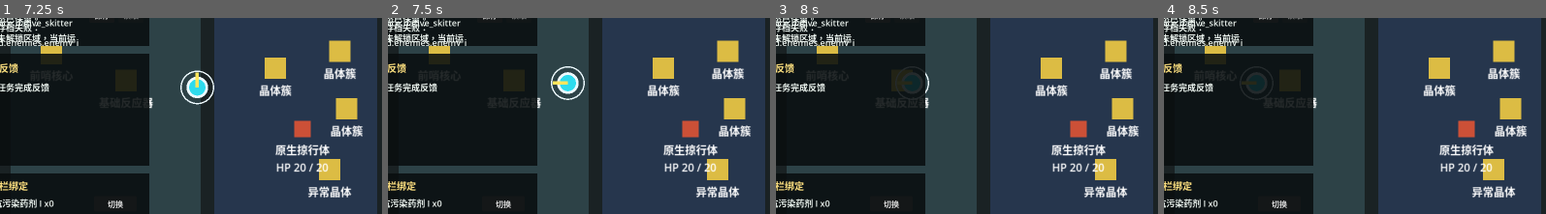
Above: before the commit, frames 1-4 (left to right).
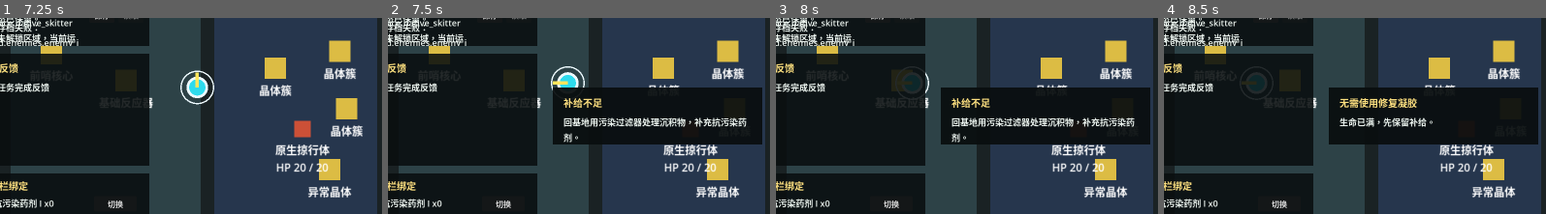
Above: after the commit, the same moments.

Repository: laugh0608/RadishCatalyst
Game: Godot game, scene res://scenes/boot/Boot.tscn
Two runs of this game, one before a commit and one after it. Both use one fixed random seed, a clock stepped at 60 frames per second and the inputs below.
Inputs:
- Up to frame 1 (7.25 s): click "保存" at 0.5 s; click "保存" at 1.25 s; click "保存" at 2 s; click "切换" at 2.75 s; click "切换" at 3.5 s; tap Enter at 4.25 s; hold D (move_right) 4.28-5.03 s; tap J (attack) at 4.35 s; hold S (move_down) 5.03-5.78 s; tap R (cycle_recipe) at 5.1 s; hold D (move_right) 5.78-6.53 s; tap E (interact) at 5.85 s; hold W (move_up) from 6.53 s (still down); tap F (toggle_module) at 6.6 s
- Up to frame 2 (7.5 s): release W (move_up) at 7.28 s; hold A (move_left) from 7.28 s (still down); tap 1 (use_quick_slot_1) at 7.35 s
- Up to frame 3 (8 s): keep holding A (move_left)
- Up to frame 4 (8.5 s): keep holding A (move_left); tap 2 (use_quick_slot_2) at 8.1 s
The pictures show only the part of the screen within x 5-55%, y 29-79%; the shares and areas given below are measured in that part.

Frame 1 is identical in both runs. In frame 2, 15% of the frame differs, in the area x 43-98%, y 35-65%; in frame 3, 15%; in frame 4, 15%.

Commit message:
feat: 补充快捷栏补给反馈

Diff:
--- a/client/scenes/ui/PrototypeHud.tscn
+++ b/client/scenes/ui/PrototypeHud.tscn
@@ -264,3 +264,30 @@
 offset_right = 410.0
 offset_bottom = 184.0
 text = "知道了"
+
+[node name="SupplyFeedbackPanel" type="ColorRect" parent="."]
+visible = false
+offset_left = 424.0
+offset_top = 392.0
+offset_right = 856.0
+offset_bottom = 510.0
+color = Color(0.0352941, 0.054902, 0.0588235, 0.94)
+clip_contents = true
+
+[node name="SupplyFeedbackTitleLabel" type="Label" parent="SupplyFeedbackPanel"]
+offset_left = 22.0
+offset_top = 16.0
+offset_right = 410.0
+offset_bottom = 46.0
+text = "补给反馈"
+label_settings = SubResource("LabelSettings_prompt")
+autowrap_mode = 3
+
+[node name="SupplyFeedbackDetailLabel" type="Label" parent="SupplyFeedbackPanel"]
+offset_left = 22.0
+offset_top = 58.0
+offset_right = 410.0
+offset_bottom = 102.0
+text = ""
+label_settings = SubResource("LabelSettings_status")
+autowrap_mode = 3
--- a/client/scripts/checks/vertical_slice_flow_check.gd
+++ b/client/scripts/checks/vertical_slice_flow_check.gd
@@ -30,6 +30,7 @@
 	_expect_equal(world_state.quest_state.active_quest_ids, ["quest.restore_outpost"], "initial active quest")
 	_check_onboarding_hints()
 	_check_build_prompts()
+	_check_supply_feedback()
 
 	_complete_active_quest("quest.restore_outpost", [
 		{"type": "interact", "target_id": "building.outpost_core", "amount": 1}
@@ -174,6 +175,32 @@
 	foundation_site.free()
 	filter_site.free()
 	game_root.free()
+
+
+func _check_supply_feedback() -> void:
+	var supply_character := CharacterState.create_default()
+	supply_character.health = 45.0
+	var repair_result := supply_character.use_quick_slot(0, data_registry)
+	_expect_equal(bool(repair_result.get("success", false)), true, "repair gel should be usable")
+	_expect_equal(supply_character.health, 80.0, "repair gel health recovery")
+	_expect_feedback_contains(repair_result, "生命 +35", "repair gel feedback")
+	_expect_feedback_contains(repair_result, "当前 80 / 100", "repair gel current health feedback")
+
+	var full_health_character := CharacterState.create_default()
+	var full_health_blocked := full_health_character.use_quick_slot(0, data_registry)
+	_expect_equal(bool(full_health_blocked.get("success", true)), false, "full health should block repair gel")
+	_expect_feedback_contains(full_health_blocked, "生命已满", "full health supply feedback")
+
+	var missing_repair_result := supply_character.use_quick_slot(0, data_registry)
+	_expect_equal(bool(missing_repair_result.get("success", true)), false, "missing repair gel should fail")
+	_expect_feedback_contains(missing_repair_result, "基础反应器", "missing repair gel refill hint")
+
+	var missing_vial_character := CharacterState.create_default()
+	missing_vial_character.protection = 30.0
+	missing_vial_character.inventory.items.erase("item.resistance_vial_t1")
+	var missing_vial_result := missing_vial_character.use_quick_slot(1, data_registry)
+	_expect_equal(bool(missing_vial_result.get("success", true)), false, "missing vial should fail")
+	_expect_feedback_contains(missing_vial_result, "污染过滤器", "missing vial refill hint")
 
 
 func _complete_active_quest(quest_id: String, progress_refs: Array) -> void:
@@ -347,5 +374,18 @@
 		failures.append("%s should contain %s, got %s" % [label, expected_text, text])
 
 
+func _expect_feedback_contains(result: Dictionary, expected_text: String, label: String) -> void:
+	var feedback = result.get("supply_feedback", {})
+	if not feedback is Dictionary:
+		failures.append("%s should include supply feedback, got %s" % [label, var_to_str(result)])
+		return
+
+	var text := "%s %s" % [
+		String(feedback.get("title", "")),
+		String(feedback.get("detail", ""))
+	]
+	_expect_text_contains(text, expected_text, label)
+
+
 func _cleanup() -> void:
 	data_registry.free()
--- a/client/scripts/game/game_root.gd
+++ b/client/scripts/game/game_root.gd
@@ -118,6 +118,7 @@
 func _on_player_quick_slot_requested(slot_index: int) -> void:
 	var result := character_state.use_quick_slot(slot_index, data_registry)
 	hud.append_log(String(result.get("message", "")))
+	_show_supply_feedback(result)
 	_update_hud()
 
 
@@ -407,6 +408,12 @@
 		hud.show_evacuation_feedback(feedback)
 
 
+func _show_supply_feedback(result: Dictionary) -> void:
+	var feedback = result.get("supply_feedback", {})
+	if feedback is Dictionary and not feedback.is_empty():
+		hud.show_supply_feedback(feedback)
+
+
 func _get_interaction_tool_status(definition_id: String) -> String:
 	var definition := data_registry.get_definition(definition_id)
 	var required_tool_tags: Array = definition.get("required_tool_tags", [])
--- a/client/scripts/state/character_state.gd
+++ b/client/scripts/state/character_state.gd
@@ -63,9 +63,17 @@
 
 	var item_id := quick_slots[slot_index]
 	if item_id.is_empty():
-		return _failure("快捷栏 %d 未绑定物品。" % (slot_index + 1))
+		return _supply_failure(
+			"快捷栏 %d 未绑定物品。" % (slot_index + 1),
+			"补给未使用",
+			"在左侧快捷栏绑定面板选择修复凝胶或抗污染药剂。"
+		)
 	if not inventory.has_ref(item_id, 1):
-		return _failure("没有%s。" % _get_display_name(item_id, data_registry))
+		return _supply_failure(
+			"没有%s。" % _get_display_name(item_id, data_registry),
+			"补给不足",
+			_get_supply_refill_hint(item_id)
+		)
 
 	match item_id:
 		"item.repair_gel":
@@ -97,32 +105,113 @@
 
 func _use_repair_gel(item_id: String, data_registry: DataRegistry) -> Dictionary:
 	if health >= max_health:
-		return _failure("生命已满。")
+		return _supply_failure(
+			"生命已满。",
+			"无需使用修复凝胶",
+			"生命已满，先保留补给。"
+		)
 
 	var before := health
 	inventory.consume_ref(item_id, 1)
 	health = minf(max_health, health + REPAIR_GEL_HEAL_AMOUNT)
-	return _success("使用%s，生命 +%s。" % [
-		_get_display_name(item_id, data_registry),
-		_format_amount(health - before)
+	var recovered := health - before
+	var display_name := _get_display_name(item_id, data_registry)
+	return _supply_success("使用%s，生命 +%s。" % [
+		display_name,
+		_format_amount(recovered)
+	], "补给生效：%s" % display_name, "生命 +%s，当前 %s / %s；剩余 %d。" % [
+		_format_amount(recovered),
+		_format_amount(health),
+		_format_amount(max_health),
+		int(inventory.items.get(item_id, 0))
 	])
 
 
 func _use_resistance_vial(item_id: String, data_registry: DataRegistry) -> Dictionary:
 	if protection >= max_protection:
-		return _failure("防护已满。")
+		return _supply_failure(
+			"防护已满。",
+			"无需使用抗污染药剂",
+			"防护已满，进入污染区前再使用。"
+		)
 
 	var before := protection
 	inventory.consume_ref(item_id, 1)
 	protection = minf(max_protection, protection + RESISTANCE_VIAL_PROTECTION_AMOUNT)
-	return _success("使用%s，防护 +%s。" % [
-		_get_display_name(item_id, data_registry),
-		_format_amount(protection - before)
+	var recovered := protection - before
+	var display_name := _get_display_name(item_id, data_registry)
+	return _supply_success("使用%s，防护 +%s。" % [
+		display_name,
+		_format_amount(recovered)
+	], "补给生效：%s" % display_name, "防护 +%s，当前 %s / %s；剩余 %d。" % [
+		_format_amount(recovered),
+		_format_amount(protection),
+		_format_amount(max_protection),
+		int(inventory.items.get(item_id, 0))
 	])
+
+
+func _get_supply_refill_hint(item_id: String) -> String:
+	match item_id:
+		"item.repair_gel":
+			return "回基地用基础反应器调制修复凝胶。"
+		"item.resistance_vial_t1":
+			return "回基地用污染过滤器处理沉积物，补充抗污染药剂。"
+		_:
+			return "回基地补充该补给。"
 
 
 func _is_supported_quick_slot_item(item_id: String) -> bool:
 	return item_id == "item.repair_gel" or item_id == "item.resistance_vial_t1"
+
+
+func _supply_success(message: String, title: String, detail: String) -> Dictionary:
+	return {
+		"success": true,
+		"message": message,
+		"supply_feedback": {
+			"title": title,
+			"detail": detail
+		}
+	}
+
+
+func _supply_failure(message: String, title: String, detail: String) -> Dictionary:
+	return {
+		"success": false,
+		"message": message,
+		"supply_feedback": {
+			"title": title,
+			"detail": detail
+		}
+	}
+
+
+func _get_display_name(definition_id: String, data_registry: DataRegistry) -> String:
+	var definition := data_registry.get_definition(definition_id)
+	if definition.is_empty():
+		return definition_id
+	return data_registry.get_text(String(definition.get("display_name_key", definition_id)))
+
+
+func _format_amount(amount: float) -> String:
+	if is_equal_approx(amount, roundf(amount)):
+		return str(int(amount))
+	return "%.1f" % amount
+
+
+func _success(message: String) -> Dictionary:
+	return {
+		"success": true,
+		"message": message
+	}
+
+
+func _failure(message: String) -> Dictionary:
+	return {
+		"success": false,
+		"message": message
+	}
 
 
 func to_dict() -> Dictionary:
@@ -166,30 +255,3 @@
 	if inventory_data is Dictionary:
 		state.inventory = InventoryState.from_dict(inventory_data)
 	return state
-
-
-func _get_display_name(definition_id: String, data_registry: DataRegistry) -> String:
-	var definition := data_registry.get_definition(definition_id)
-	if definition.is_empty():
-		return definition_id
-	return data_registry.get_text(String(definition.get("display_name_key", definition_id)))
-
-
-func _format_amount(amount: float) -> String:
-	if is_equal_approx(amount, roundf(amount)):
-		return str(int(amount))
-	return "%.1f" % amount
-
-
-func _success(message: String) -> Dictionary:
-	return {
-		"success": true,
-		"message": message
-	}
-
-
-func _failure(message: String) -> Dictionary:
-	return {
-		"success": false,
-		"message": message
-	}
--- a/client/scripts/ui/prototype_hud.gd
+++ b/client/scripts/ui/prototype_hud.gd
@@ -3,8 +3,10 @@
 
 const SAVE_SLOT_IDS: Array[String] = ["slot_01", "slot_02", "slot_03"]
 const QUICK_SLOT_BIND_CANDIDATES: Array[String] = ["item.repair_gel", "item.resistance_vial_t1", ""]
+const SUPPLY_FEEDBACK_SECONDS := 4.0
 
 var last_quick_slots: Array[String] = []
+var supply_feedback_remaining_seconds := 0.0
 
 @onready var status_label: Label = $StatusPanel/StatusLabel
 @onready var prompt_label: Label = $PromptPanel/PromptLabel
@@ -23,6 +25,9 @@
 @onready var evacuation_title_label: Label = $EvacuationPanel/EvacuationTitleLabel
 @onready var evacuation_detail_label: Label = $EvacuationPanel/EvacuationDetailLabel
 @onready var evacuation_close_button: Button = $EvacuationPanel/EvacuationCloseButton
+@onready var supply_feedback_panel: ColorRect = $SupplyFeedbackPanel
+@onready var supply_feedback_title_label: Label = $SupplyFeedbackPanel/SupplyFeedbackTitleLabel
+@onready var supply_feedback_detail_label: Label = $SupplyFeedbackPanel/SupplyFeedbackDetailLabel
 @onready var save_slot_labels: Array[Label] = [
 	$SavePanel/Slot01Label,
 	$SavePanel/Slot02Label,
@@ -51,6 +56,15 @@
 	for index in range(quick_slot_binding_buttons.size()):
 		quick_slot_binding_buttons[index].pressed.connect(_on_quick_slot_binding_pressed.bind(index))
 	evacuation_close_button.pressed.connect(_on_evacuation_close_pressed)
+
+
+func _process(delta: float) -> void:
+	if supply_feedback_remaining_seconds <= 0.0:
+		return
+
+	supply_feedback_remaining_seconds = maxf(0.0, supply_feedback_remaining_seconds - delta)
+	if supply_feedback_remaining_seconds <= 0.0:
+		supply_feedback_panel.visible = false
 
 
 func update_status(data_registry: DataRegistry, world_state: WorldState, character_state: CharacterState) -> void:
@@ -114,6 +128,16 @@
 	_append_detail(details, String(feedback.get("retry_text", "")))
 	evacuation_detail_label.text = "\n".join(details)
 	evacuation_panel.visible = true
+
+
+func show_supply_feedback(feedback: Dictionary) -> void:
+	if feedback.is_empty():
+		return
+
+	supply_feedback_title_label.text = String(feedback.get("title", "补给反馈"))
+	supply_feedback_detail_label.text = String(feedback.get("detail", ""))
+	supply_feedback_panel.visible = true
+	supply_feedback_remaining_seconds = SUPPLY_FEEDBACK_SECONDS
 
 
 func update_save_slot_summaries(summaries: Array[Dictionary]) -> void:
Not shown, changed: docs/design/onboarding-and-first-hour.md
Not shown, changed: docs/devlogs/2026-W18.md
Not shown, changed: docs/planning/current.md
Not shown, changed: docs/planning/vertical-slice.md
